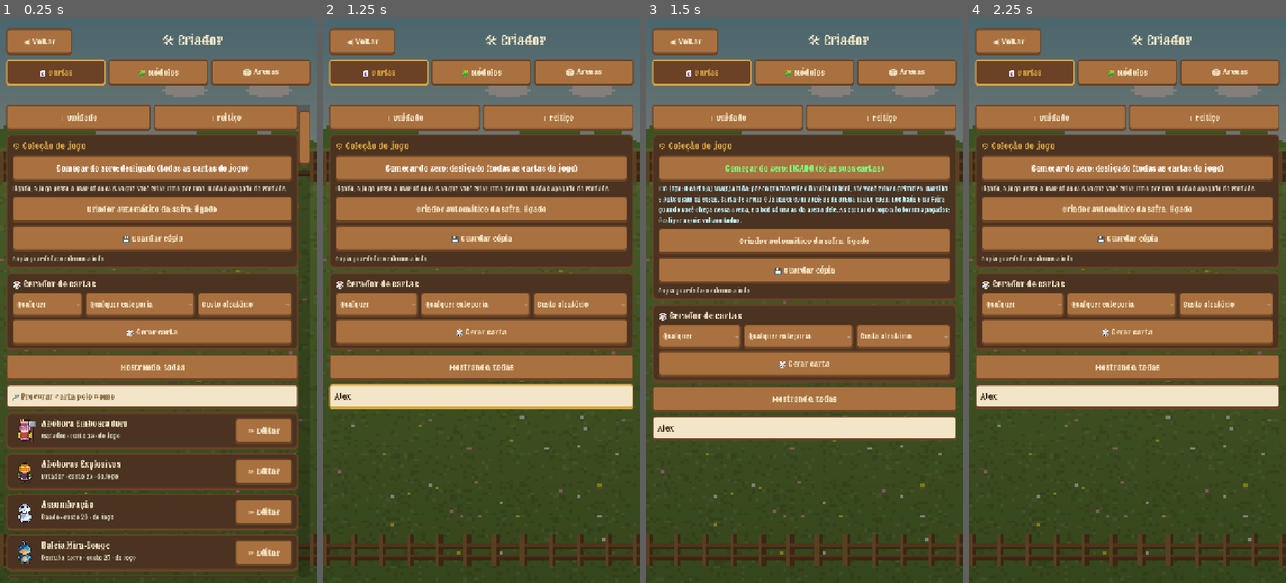
Above: before the commit, frames 1-4 (left to right).
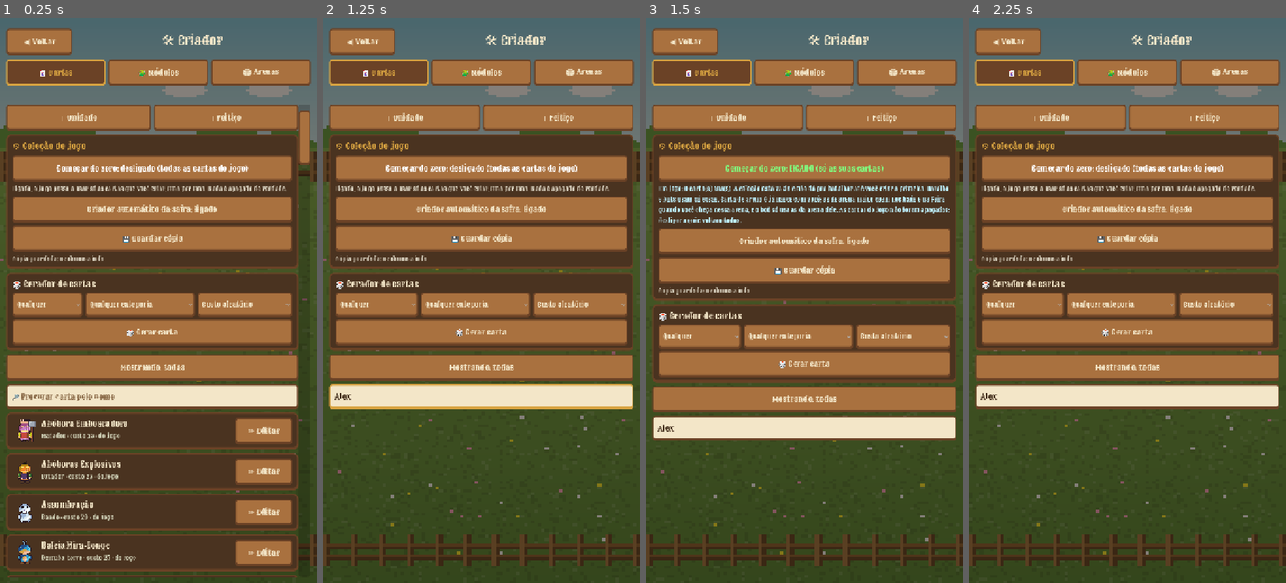
Above: after the commit, the same moments.

Repository: Generadevde/farmarena
Game: Godot game, scene res://creator/creator_menu.tscn
Same seed, same stepped clock (60 frames per second), same inputs: the game is played once before the commit and once after it. This scene is started directly instead of the project's main scene. The engine's default icon, where the game draws it, is replaced by a stand-in: a white triangle on a blue panel in a dark square.
Inputs (mouse positions are in pixels of both pictures, inside the frame that each line leads up to):
- Up to frame 1 (0.25 s): no input
- Up to frame 2 (1.25 s): click (475, 396) at 0.52 s; type "Alex" at 0.6 s
- Up to frame 3 (1.5 s): click "Começar do zero: desligado (t…" at 1.25 s
- Up to frame 4 (2.25 s): click "Começar do zero: LIGADO (só a…" at 2 s

Frames 1-2 are identical in both runs. In frame 3, 0.5% of the frame differs, in the area x 26-96%, y 29-31%; in frame 4, nothing differs.

Commit message:
Começar do zero sem nenhuma carta: o jogo abre com a coleção vazia e só trava a batalha
- Corrigida a volta sem fim entre a "carta da vez" e a montagem das cartas,
  que fechava o jogo ao entrar.
- Sem carta criada a coleção fica vazia de verdade (o baralho inicial não é
  mais emprestado); batalha, 2v2, amistoso, torneio e desafio avisam e não abrem.

Co-Authored-By: Claude Fable 5.2 <noreply@anthropic.com>
Claude-Session: https://claude.ai/code/session_01F2c9wwKpd4XWAaAeM55Dzi

Diff:
--- a/MatchMaker/match_setup.gd
+++ b/MatchMaker/match_setup.gd
@@ -76,6 +76,8 @@
 
 ## partida de torneio contra um bot específico
 func start_tournament_match(tree: SceneTree, bot_name: String, rule_id: int, arena_i: int):
+	if !CustomContent.can_battle():
+		return   # "começar do zero" sem nenhuma carta criada: não tem com o que jogar
 	mode = MODE_1V1
 	tournament = true
 	rule = rule_id
@@ -87,6 +89,8 @@
 ## Desafio do Dia: você joga com o baralho do dia (emprestado), tudo no nível
 ## de torneio, contra alguém da sua faixa. Não vale troféu.
 func start_daily_match(tree: SceneTree, deck: Array):
+	if !CustomContent.can_battle():
+		return   # "começar do zero" sem nenhuma carta criada: não tem com o que jogar
 	clear_special()
 	mode = MODE_1V1
 	tournament = true
@@ -98,6 +102,8 @@
 
 
 func start_1v1(tree: SceneTree):
+	if !CustomContent.can_battle():
+		return   # "começar do zero" sem nenhuma carta criada: não tem com o que jogar
 	clear_special()
 	# "clima maluco": de vez em quando a partida normal vem com uma regra doida
 	if randf() < 0.15:
@@ -108,6 +114,8 @@
 
 
 func start_2v2(tree: SceneTree):
+	if !CustomContent.can_battle():
+		return   # "começar do zero" sem nenhuma carta criada: não tem com o que jogar
 	clear_special()
 	mode = MODE_2V2
 	var main_enemy = choose_opponent()
--- a/Scripts/hub.gd
+++ b/Scripts/hub.gd
@@ -1232,10 +1232,16 @@
 
 
 func _start_battle():
+	if !CustomContent.can_battle():
+		_toast("Sem carta não dá pra batalhar. Crie a primeira no Criador.")
+		return
 	MatchSetup.start_1v1(get_tree())
 
 
 func _start_2v2():
+	if !CustomContent.can_battle():
+		_toast("Sem carta não dá pra batalhar. Crie a primeira no Criador.")
+		return
 	MatchSetup.start_2v2(get_tree())
 
 
@@ -3794,6 +3800,9 @@
 
 
 func _friendly(who: String):
+	if !CustomContent.can_battle():
+		_toast("Sem carta não dá pra batalhar. Crie a primeira no Criador.")
+		return
 	Cla.start_friendly(get_tree(), who)
 
 
@@ -4284,6 +4293,9 @@
 func _watch_replay(r: Dictionary):
 	MatchSetup.clear_special()
 	MatchSetup.replay_data = r
+	if !CustomContent.can_battle():
+		_toast("Sem carta não dá pra batalhar. Crie a primeira no Criador.")
+		return
 	get_tree().change_scene_to_file(MatchSetup.BATTLE_SCENE)
 
 
--- a/Scripts/progresso.gd
+++ b/Scripts/progresso.gd
@@ -158,17 +158,21 @@
 const FEATURED_DAYS = 3
 
 
+var _feat_busy := false
 var _feat_key := ""
 var _feat_card: CardData = null
 
 
 func featured_card() -> CardData:
 	# (é perguntado pra cada carta da coleção: guarda a resposta enquanto o dia e a lista não mudam)
+	if _feat_busy:
+		return null   # perguntaram de dentro da montagem das cartas: ainda não tem resposta (e não pode dar a volta)
+	_feat_busy = true
 	var key = "%d/%d" % [int(Time.get_unix_time_from_system() / 86400.0) / FEATURED_DAYS, CardDatabase.all_cards.size()]
-	if key == _feat_key and _feat_card != null and CardDatabase.all_cards.has(_feat_card):
-		return _feat_card
-	_feat_key = key
-	_feat_card = _pick_featured()
+	if !(key == _feat_key and _feat_card != null and CardDatabase.all_cards.has(_feat_card)):
+		_feat_key = key
+		_feat_card = _pick_featured()
+	_feat_busy = false
 	return _feat_card
 
 
--- a/ci/battle_test.gd
+++ b/ci/battle_test.gd
@@ -2090,7 +2090,9 @@
 	var zero_n = CardDatabase.all_cards.size()
 	var zero_want = CustomContent.zero_pool().size()
 	var zd = CustomContent.zero_deck("bot qualquer")
+	var blocked_ok = CustomContent.can_battle() == (zero_want > 0)
 	Config.data["do_zero"] = false
 	CustomContent.apply_zero()
-	_check("começar do zero esconde as cartas do jogo e desligar devolve", zero_n == zero_want and zero_n < all_n and zd.size() == 8 and CardDatabase.all_cards.size() == all_n, "%d -> %d -> %d" % [all_n, zero_n, CardDatabase.all_cards.size()])
+	_check("começar do zero sem carta: coleção vazia e batalha travada (sem fechar o jogo)", blocked_ok and CustomContent.can_battle())
+	_check("começar do zero esconde as cartas do jogo e desligar devolve", zero_n == zero_want and zero_n < all_n and zd.size() == (8 if zero_want > 0 else 0) and CardDatabase.all_cards.size() == all_n, "%d -> %d -> %d" % [all_n, zero_n, CardDatabase.all_cards.size()])
 	print("RESULTADO novas COM PROBLEMA (", _aud_bad.size(), "): ", _aud_bad)
--- a/creator/creator_menu.gd
+++ b/creator/creator_menu.gd
@@ -1742,7 +1742,7 @@
 	if zero:
 		var mine = CustomContent.zero_pool().size() - CustomContent.zero_borrowed()
 		v.add_child(_note("Em jogo: %d carta(s) sua(s)%s. Baralho e bots usam só essas. Carta de arena 0 já nasce com você; a …(183 unchanged characters)…
-			" (com menos de 8, elas se repetem no baralho)" if (mine > 0 and mine < 8) else (" ainda: por enquanto vale o baralho inicial, até você criar a primeira" if mine == 0 else "")], Color(0.75, 0.95, 1.0)))
+			" (com menos de 8, elas se repetem no baralho)" if (mine > 0 and mine < 8) else (". A coleção está vazia e não dá pra batalhar até você criar a primeira" if mine == 0 else "")], Color(0.75, 0.95, 1.0)))
 	else:
 		v.add_child(_note("Ligado, o jogo passa a usar só as cartas que você criar, uma por uma. Nada é apagado de verdade."))
 	var paused = bool(Config.data.get("safra_pausa", false))
--- a/creator/custom_content.gd
+++ b/creator/custom_content.gd
@@ -1044,15 +1044,18 @@
 
 
 func zero_pool() -> Array:
-	# só as SUAS cartas, mesmo que seja uma só. O baralho inicial do jogo só entra
-	# enquanto você não criou nenhuma (com zero carta não tem como jogar).
+	# só as SUAS cartas, mesmo que seja uma só -- ou NENHUMA: aí a coleção fica vazia de
+	# verdade e só não dá pra entrar em batalha (can_battle)
 	var out: Array = []
 	for c in custom_cards:
 		if c != null and !is_spawn_only(c):
 			out.append(c)
-	if out.is_empty():
-		out = Catalogo.starter_deck().duplicate()
 	return out
+
+
+## dá pra entrar em batalha? No "começar do zero" precisa de pelo menos uma carta sua.
+func can_battle() -> bool:
+	return !zero_on() or !zero_pool().is_empty()
 
 
 ## quantas das cartas em jogo ainda são emprestadas do jogo (0 = só as suas)
